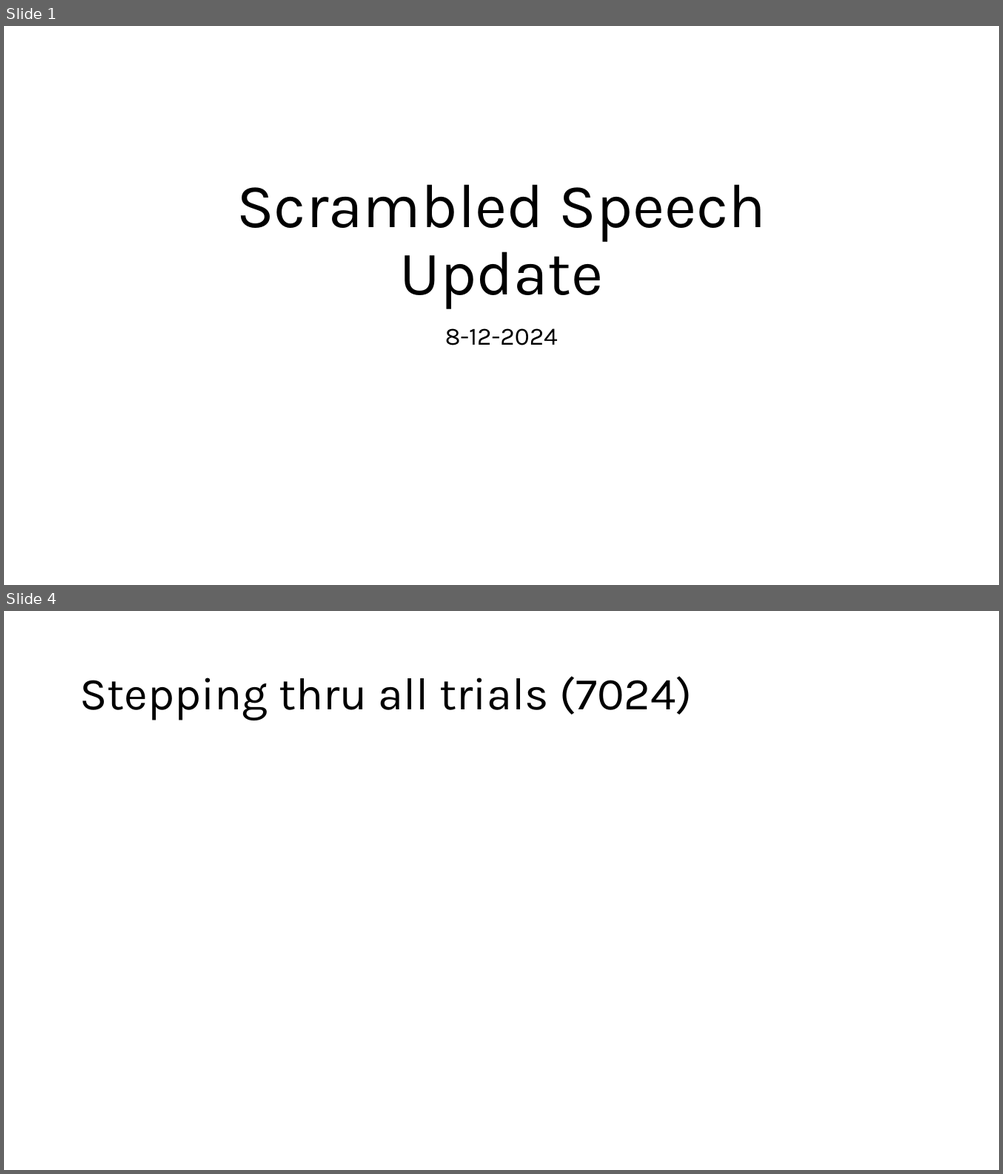
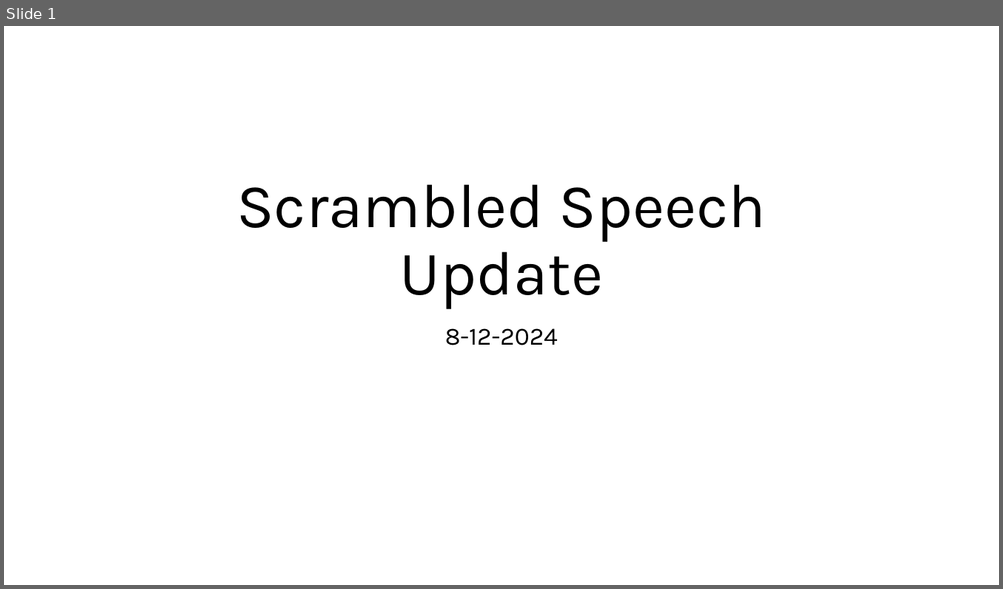
Before and after one commit to crepetti/fNIRSandGerbils, a slide deck: Scrambled Speech Update 8-12.pptx. Shown one above the other, each under a label of ours: slides 1 and 4 before the commit, slide 1 after it; the slides between them are not shown. The pictures are 1003x1174 and 1003x589 pixels, drawn with LibreOffice and Linux fonts; fonts in the diff are those of the drawing. Boxes give left, top, right and bottom in pixels: in the first picture for what was removed or moved away, otherwise in the second. Text is boxed around its words. In the diff, an @@ line names an element or a change of style, - is before the commit and + after.

```diff
--- a/Scrambled Speech Update 8-12.pptx
+++ b/Scrambled Speech Update 8-12.pptx
@@ slide 4 removed at (4,611,999,1170), background #FFFFFF @@
@@ title removed at (79,676,691,721) @@
-Stepping thru all trials (7024)
```
Also in this commit, not shown: 4 slides added, 2 other slides removed, 13 other files.
